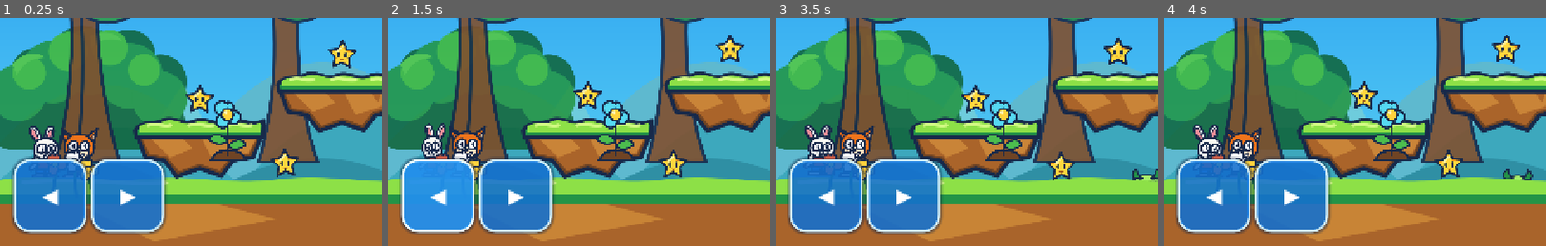
Above: before the commit, frames 1-4 (left to right).
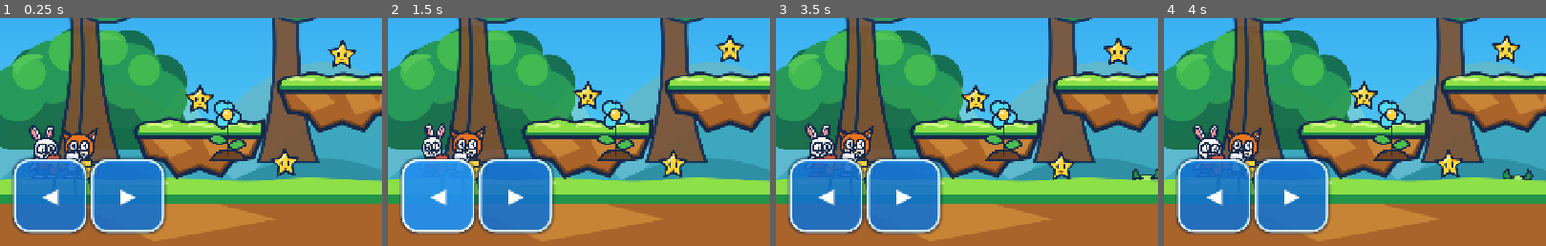
Above: after the commit, the same moments.

Repository: danlil240/animal-heroes
Game: Godot game, scene res://levels/sunny_forest.tscn
Same seed, same stepped clock (60 frames per second), same inputs: the game is played once before the commit and once after it. This scene is started directly instead of the project's main scene.
Inputs:
- Up to frame 1 (0.25 s): no input
- Up to frame 2 (1.5 s): click "⏸" at 0.5 s; click "◀" at 1.25 s
- Up to frame 3 (3.5 s): click "▶" at 2 s; click "קפיצה" at 2.75 s
- Up to frame 4 (4 s): click "פעולה" at 3.5 s
The pictures show only the part of the screen within x 0-50%, y 50-100%; the shares and areas given below are measured in that part.

The runs differ from the first frame. In frame 1, 0.3% of the frame differs, in the area x 7-26%, y 46-62%; in frame 2, nothing differs; in frame 3, 0.3%, in the area x 7-15%, y 46-62%; in frame 4, less than 0.1%.

Commit message:
fix: schedule spring feedback safely

Diff:
--- a/game/levels/two_player_level.gd
+++ b/game/levels/two_player_level.gd
@@ -65,6 +65,9 @@
 
 
 func _physics_process(delta: float) -> void:
+	for spring in get_tree().get_nodes_in_group("spring_pad"):
+		if spring.has_method("host_step"):
+			spring.host_step(delta)
 	_step_level(delta)
 	route_control_frames()
 	apply_remote_desktop_frame(_desktop_remote_frame())
--- a/game/tests/unit/test_spring_and_secrets.gd
+++ b/game/tests/unit/test_spring_and_secrets.gd
@@ -2,8 +2,16 @@
 
 
 func _init() -> void:
+	call_deferred("_run")
+
+
+func _run() -> void:
 	var passed := _test_spring_launch_and_cooldown()
 	passed = _test_spring_rejects_unknown_peer_and_recharges() and passed
+	var cooldown_driver_passed: bool = await _test_spring_cooldown_is_driven_by_level_physics()
+	passed = cooldown_driver_passed and passed
+	var camera_binding_passed: bool = await _test_rabbit_local_camera_receives_feedback_target()
+	passed = camera_binding_passed and passed
 	passed = _test_camera_feedback_look_ahead_and_impulse_cap() and passed
 	passed = _test_hero_visual_reveals_speed_streak_above_top_tier() and passed
 	quit(0 if passed else 1)
@@ -34,7 +42,7 @@
 	return true
 
 
-## An invalid actor must not consume a launch; each valid peer recharges alone.
+## An invalid actor must not consume a launch; its local API can also be stepped directly.
 func _test_spring_rejects_unknown_peer_and_recharges() -> bool:
 	var spring_script = load("res://world/spring_pad.gd")
 	if spring_script == null:
@@ -63,6 +71,54 @@
 	return true
 
 
+## Placed springs must receive the level's fixed physics cadence without a scene-specific hook.
+func _test_spring_cooldown_is_driven_by_level_physics() -> bool:
+	var level_scene = load("res://levels/test_arena.tscn")
+	var spring_script = load("res://world/spring_pad.gd")
+	if level_scene == null or spring_script == null:
+		_fail("test arena and spring script must exist")
+		return false
+	var level = level_scene.instantiate()
+	var spring = spring_script.new()
+	spring.position = Vector2(-500.0, -500.0)
+	level.add_child(spring)
+	root.add_child(level)
+	await physics_frame
+	level.rabbit.peer_id = 1
+	if not spring.try_launch(level.rabbit):
+		_fail("placed spring must launch the local hero")
+		return false
+	for _tick in 20:
+		await physics_frame
+	if not spring.try_launch(level.rabbit):
+		_fail("level physics must expire a placed spring cooldown")
+		return false
+	level.free()
+	return true
+
+
+## The default rabbit-local role must bind an opted-in camera to its local hero.
+func _test_rabbit_local_camera_receives_feedback_target() -> bool:
+	var level_scene = load("res://levels/test_arena.tscn")
+	var camera_script = load("res://visual/camera_feedback.gd")
+	if level_scene == null or camera_script == null:
+		_fail("test arena and camera feedback script must exist")
+		return false
+	var level = level_scene.instantiate()
+	var camera = level.get_node_or_null("Rabbit/Camera2D")
+	if camera == null:
+		_fail("test arena rabbit camera must exist")
+		return false
+	camera.set_script(camera_script)
+	root.add_child(level)
+	await process_frame
+	if camera._hero != level.rabbit:
+		_fail("rabbit-local camera feedback must follow the rabbit")
+		return false
+	level.free()
+	return true
+
+
 ## High velocity looks ahead by the specified exponential response; a shake stays bounded.
 func _test_camera_feedback_look_ahead_and_impulse_cap() -> bool:
 	var camera_script = load("res://visual/camera_feedback.gd")
@@ -83,6 +139,15 @@
 	camera.advance_feedback(0.0)
 	if camera.position.y > 10.001:
 		_fail("camera impulse must be capped at 10 pixels")
+		return false
+	camera.advance_feedback(0.1)
+	if camera.position.y >= 10.0:
+		_fail("camera shake must decay without accumulating into camera position")
+		return false
+	for _tick in 8:
+		camera.advance_feedback(0.1)
+	if absf(camera.position.y) > 0.1:
+		_fail("camera shake must return to its base offset across multiple frames")
 		return false
 	hero.free()
 	camera.free()
@@ -107,8 +172,20 @@
 		return false
 	hero.velocity.x = hero.profile.max_run_speed * 0.86
 	visual._process(0.0)
+	if streak.visible:
+		_fail("speed presentation must stay off until a level explicitly opts in")
+		return false
+	hero._just_landed = true
+	visual._process(0.0)
+	if visual._landing_squash_remaining > 0.0:
+		_fail("landing squash must stay off until a level explicitly opts in")
+		return false
+	hero._just_landed = false
+	visual._process(0.0)
+	visual.speed_presentation_enabled = true
+	visual._process(0.0)
 	if not streak.visible:
-		_fail("speed streak must show above the 0.85 run ratio")
+		_fail("opted-in speed presentation must show above the 0.85 run ratio")
 		return false
 	hero._just_landed = true
 	visual._process(0.0)
--- a/game/visual/camera_feedback.gd
+++ b/game/visual/camera_feedback.gd
@@ -5,9 +5,17 @@
 
 var _hero: CharacterBody2D = null
 var _impulse: Vector2 = Vector2.ZERO
+var _base_position: Vector2 = Vector2.ZERO
+var _look_ahead_x: float = 0.0
+var _base_position_captured: bool = false
+
+
+func _ready() -> void:
+	_capture_base_position()
 
 
 func set_follow_hero(hero: CharacterBody2D) -> void:
+	_capture_base_position()
 	_hero = hero
 
 
@@ -24,8 +32,16 @@
 func advance_feedback(delta: float) -> void:
 	if _hero == null or not is_instance_valid(_hero):
 		return
+	_capture_base_position()
 	var step := maxf(delta, 0.0)
 	var target_x := clampf(_hero.velocity.x * 0.22, -90.0, 90.0)
-	position.x = lerpf(position.x, target_x, 1.0 - exp(-8.0 * step))
+	_look_ahead_x = lerpf(_look_ahead_x, target_x, 1.0 - exp(-8.0 * step))
 	_impulse = _impulse.lerp(Vector2.ZERO, 1.0 - exp(-18.0 * step))
-	position += _impulse
+	position = _base_position + Vector2(_look_ahead_x, 0.0) + _impulse
+
+
+func _capture_base_position() -> void:
+	if _base_position_captured:
+		return
+	_base_position = position
+	_base_position_captured = true
--- a/game/visual/hero_visual.gd
+++ b/game/visual/hero_visual.gd
@@ -2,6 +2,7 @@
 extends Node2D
 
 @export_enum("rabbit", "fox") var kind: String = "rabbit"
+@export var speed_presentation_enabled: bool = false
 
 var _body: CharacterBody2D
 var _elapsed: float = 0.0
@@ -77,10 +78,14 @@
 	if not _body.has_method("snapshot"):
 		return
 	var state = _body.snapshot()
-	$Pose/SpeedStreak.visible = state.run_speed_ratio > 0.85
 	var just_landed := bool(state.just_landed)
-	if just_landed and not _last_just_landed:
-		_landing_squash_remaining = 0.16
+	if speed_presentation_enabled:
+		$Pose/SpeedStreak.visible = state.run_speed_ratio > 0.85
+		if just_landed and not _last_just_landed:
+			_landing_squash_remaining = 0.16
+	else:
+		$Pose/SpeedStreak.visible = false
+		_landing_squash_remaining = 0.0
 	if state.action_pressed and not _last_action_pressed:
 		_play_action_effect()
 	if _last_hearts >= 0 and state.hearts < _last_hearts:
